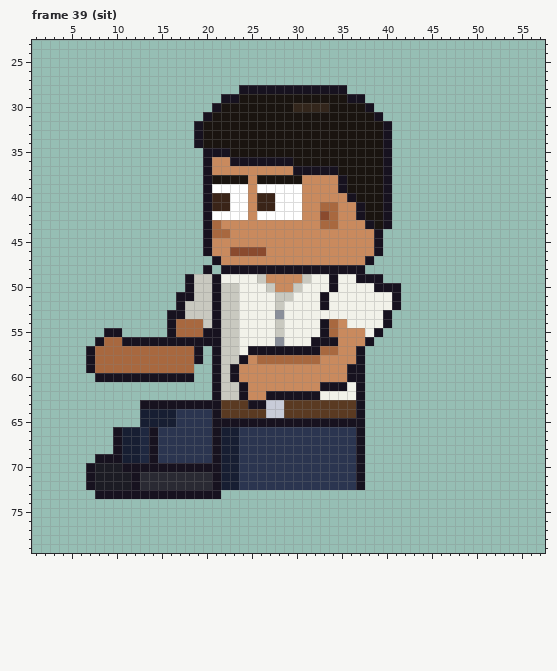
Two states of a pixel-art file, sprites/expo/expo_vendj_left_anim.aseprite. The first picture shows the starting point.
64x80 pixels, 129 frames. Colours within 5 levels of each other are drawn and written as one. Shown: frame 39 (sit): x 1..57, y 23..79. The old version is drawn lined up with the new one. The commit also changed other frames, which this record leaves out.
And afterwards:
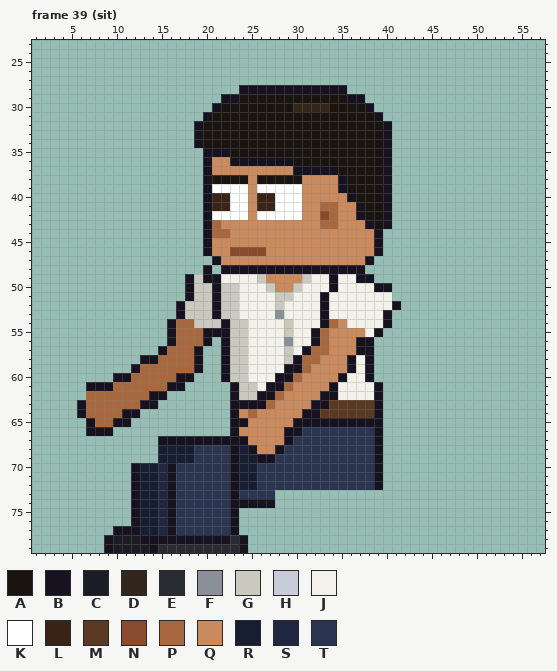
Palette (. is transparent): A #1a1410  B #17121f  C #1c1c24  D #33261c  E #2a2a33  F #8a8f9a  G #c9c9c0  H #c8ccd8  J #f2f2ea  K #ffffff  L #3a2418  M #5a3a22  N #8a4a2e  P #a8683f  Q #c98a5e  R #171e32  S #1f2840  T #2b3550
Edits made:
whole drawing moved by -2,-6 (the old picture is shown already moved)
--- frame 39 (sit)
@@ x 1..57 @@
 48 ...................B.BBBBBBBBBBBBBBBB....................
-49 .................BGGBJJJJGQQQQGJJBJJBBB..................
-50 .................BGGBGGJJJGQQGJJJBJJJJBBB................
-51 ................BBGGBGGJJJJGGJJJBJJJJJJJB................
+49 .................BGBBJJJJGQQQQGJJBJJBB...................
+50 .................BGGBGGJJJGQQGJJJBJJJJBB.................
+51 .................BGGBGGJJJJGGJJJBJJJJJJJ.................
 52 ................BGGGBGGJJJJGJJJJBJJJJJJJB................
-53 ...............BBGGGBGGJJJJFJJJJJJJJJJJB.................
-54 ...............BPPPGBGGJJJJGJJJJBPQJJJJB.................
-55 ........BB.....BPPPBBGGJJJJGJJJJBPQQQJB..................
-56 .......BPPBBBBBBBBBBBGGJJJJFJJJBBBQQQB...................
-57 ......BPPPPPPPPPPPB.BGGJBBBBBBBBPPQQB....................
-58 ......BPPPPPPPPPPPB.BGGBQPPPPPPPQQQQB....................
-59 ......BPPPPPPPPPPP..BGBQQQQQQQQQQQQBB....................
-60 .......BBBBBBBBBBB..BGBQQQQQQQQQQQQBB....................
-61 ....................BGGBQQQQQQQQBBBJB....................
-62 ....................BGGBQQBBBBBBJJJJB....................
-63 ............BBBBBBBBBMMMBBHHMMMMMMMMB....................
-64 ............RRRRTTTTBMMMMMHHMMMMMMMMB....................
-65 ............RRRRTTTTBBBBBBBBBBBBBBBBB....................
-66 .........BRRSBTTTTTTBRRTTTTTTTTTTTTTB....................
-67 .........BRRSBTTTTTTBRRTTTTTTTTTTTTTB....................
-68 .........BRRSBTTTTTTBRRTTTTTTTTTTTTTB....................
-69 .......BBBRRSBTTTTTTBRRTTTTTTTTTTTTTB....................
-70 ......BCCCBBBBBBBBBBBRRTTTTTTTTTTTTTB....................
-71 ......BCCCCBEEEEEEEEBRRTTTTTTTTTTTTTB....................
-72 ......BCCCCBEEEEEEEEBRRTTTTTTTTTTTTTB....................
-73 .......BBBBBBBBBBBBBB....................................
-74 .........................................................
-75 .........................................................
-76 .........................................................
-77 .........................................................
-78 .........................................................
-79 .........................................................
+53 ................BGGGBGGJJJJFJJJJBJJJJJJB.................
+54 ...............BPPGGGBGGJJJJGJJJBPQJJJJB.................
+55 ...............BPPPBBBGGJJJJGJJBPQQQQJB..................
+56 ...............BPPPB.BGGJJJJFJJBPQQQBB...................
+57 ..............BPPPB..BGGJJJJGJBPPQQQBB...................
+58 ............BBPPPPB..BGGJJJJGBPPQQQBJB...................
+59 ...........BPPPPPPB..BGGJJJJBBPQQQQBJB...................
+60 .........BBPPPPPBB...BGGJJJBBPQQQQBJJB...................
+61 ......BBBPPPPPPBB.....BGGJBBPQQQQBJJJJB..................
+62 ......PPPPPPPBB.......BGGBBPQQQQBBJJJJB..................
+63 .....BPPPPPPBB........BBBBPQQQQBBMMMMMB..................
+64 .....BPPPPBB..........BQPQQQQQBBMMMMMMB..................
+65 ......BPPBB...........BBQQQQQBBBBBBBBBB..................
+66 ......BBB.............BQQQQQBBTTTTTTTTB..................
+67 ..............BBBBBBBBBBQQQQBTTTTTTTTTB..................
+68 ..............RRRRTTTTBRBQQBTTTTTTTTTTB..................
+69 ..............RRRRTTTTBRRBBTTTTTTTTTTTB..................
+70 ...........BRRSBTTTTTTBRRTTTTTTTTTTTTTB..................
+71 ...........BRRSBTTTTTTBRRTTTTTTTTTTTTTB..................
+72 ...........BRRSBTTTTTTBRRTTTTTTTTTTTTTB..................
+73 ...........BRRSBTTTTTTBTTTT..............................
+74 ...........BRRSBTTTTTTBBBBB..............................
+75 ...........BRRSBTTTTTTB..................................
+76 ...........BRRSBTTTTTTB..................................
+77 .........BBBRRSBTTTTTTB..................................
+78 ........BCCCBBBBBBBBBBEB.................................
+79 ........BCCCCBEEEEEEEEEB.................................
Changed places in both pictures, as pixel boxes (x1, y1, x2, y2):
changed: (77, 274, 401, 553)
